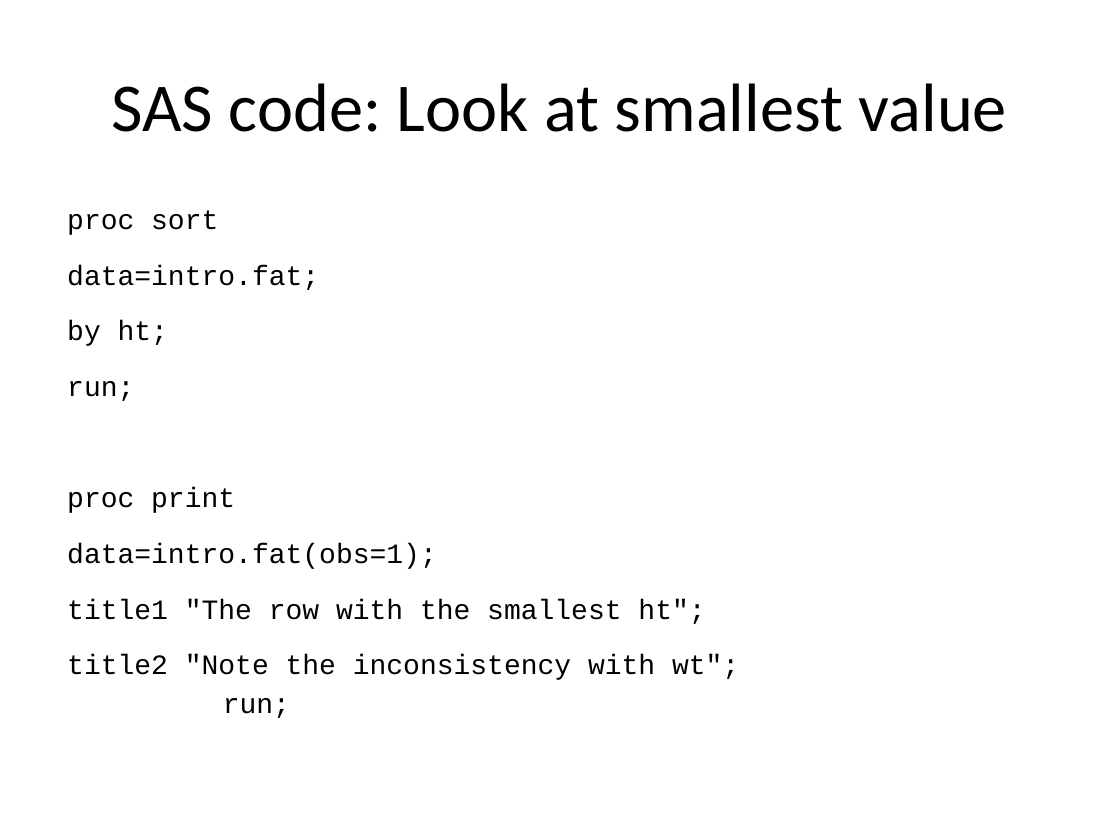
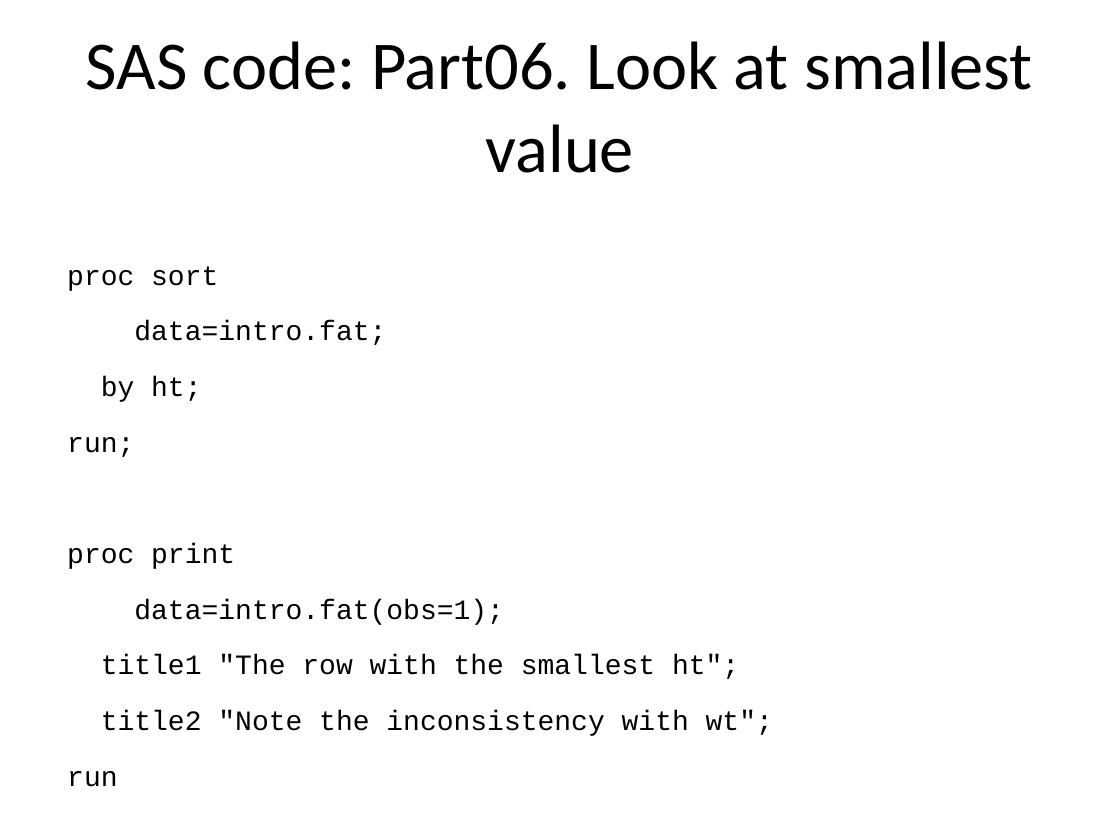
Before and after one commit to pmean/introduction-to-SAS, a slide deck: slide 21 of results/5507-02-simon-slides-and-speaker-notes.pptx. Drawn at 1120x840 pixels with LibreOffice and Linux fonts; fonts in the diff are those of the drawing. Boxes give left, top, right and bottom in pixels: in the first picture for what was removed or moved away, otherwise in the second. Text is boxed around its words. In the diff, an @@ line names an element or a change of style, - is before the commit and + after.

```diff
--- a/results/5507-02-simon-slides-and-speaker-notes.pptx
+++ b/results/5507-02-simon-slides-and-speaker-notes.pptx
@@ title at bbox=[86, 41, 1032, 173]: text changed @@
-SAS code: Look at smallest value
+SAS code: Part06. Look at smallest value
@@ text at bbox=[67, 266, 773, 736]: text changed @@
-proc sort
-data=intro.fat;
-by ht;
-run;
-proc print
-data=intro.fat(obs=1);
-title1 "The row with the smallest ht";
-title2 "Note the inconsistency with wt";
-run;
+proc sort
+data=intro.fat;
+by ht;
+run;
+proc print
+data=intro.fat(obs=1);
+title1 "The row with the smallest ht";
+title2 "Note the inconsistency with wt";
+run
```
Also in this commit, not shown: 42 other slides changed, 27 other files.
